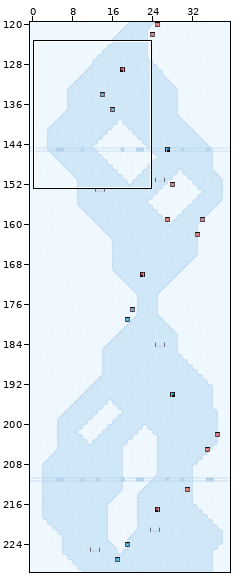
An edit to a level. LDtk project, ski.ldtk. Above: a wide view before the commit, with the close-up outlined.
Close-up. The starting point:
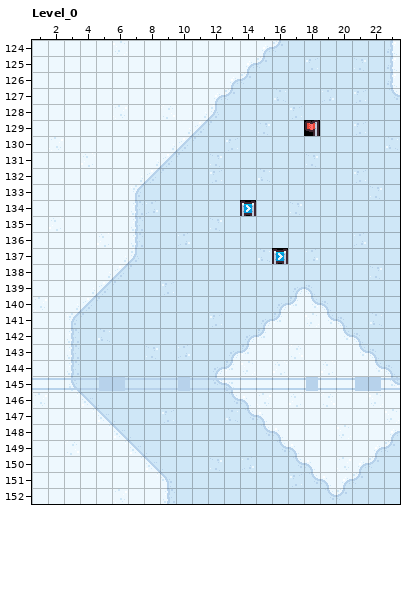
Cells are 16x16 px. Shown: Level_0 x 1..23, y 124..152. The commit also changed other parts of the map, which this record leaves out.
After the commit:
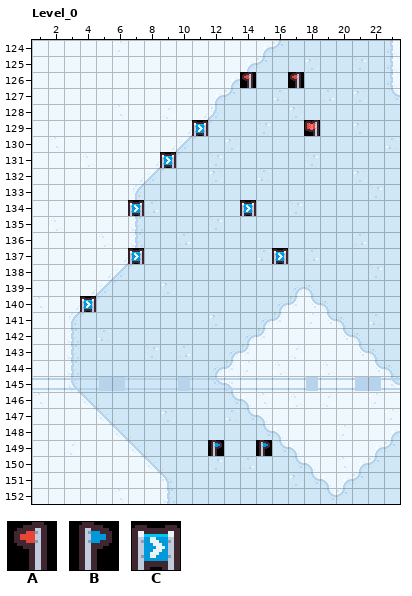
Key: from "SkiTiles": A 8, B 9, C 33.
_ is an empty cell.
The edit:
Layer "Gates":
y 126: x 14 _ -> A; x 17 _ -> A
y 129: x 11 _ -> C
y 131: x 9 _ -> C
y 134: x 7 _ -> C
y 137: x 7 _ -> C
y 140: x 4 _ -> C
y 149: x 12 _ -> B; x 15 _ -> B
